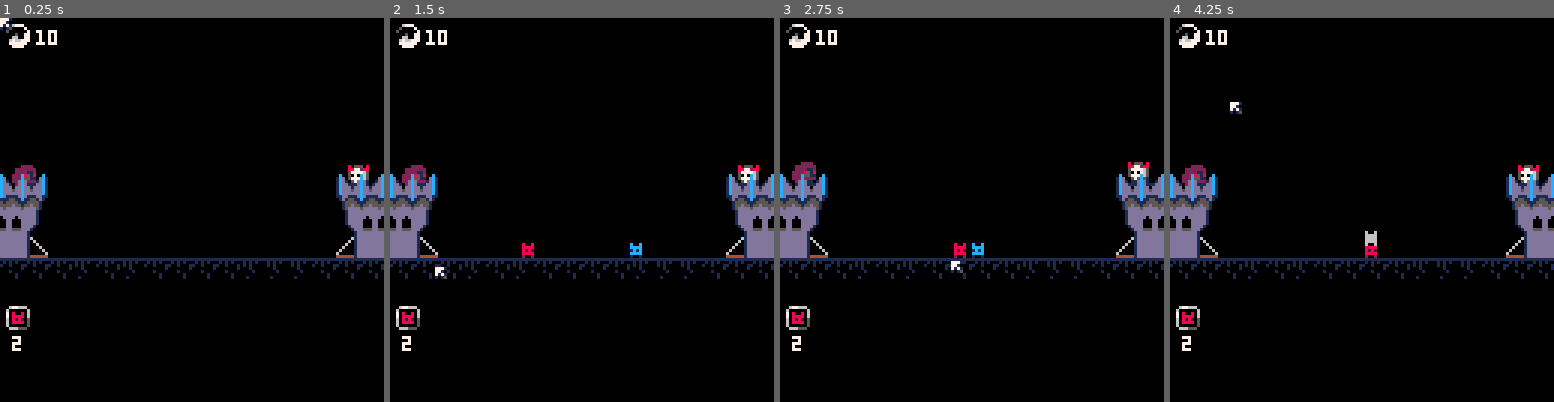
Above: before the commit, frames 1-4 (left to right).
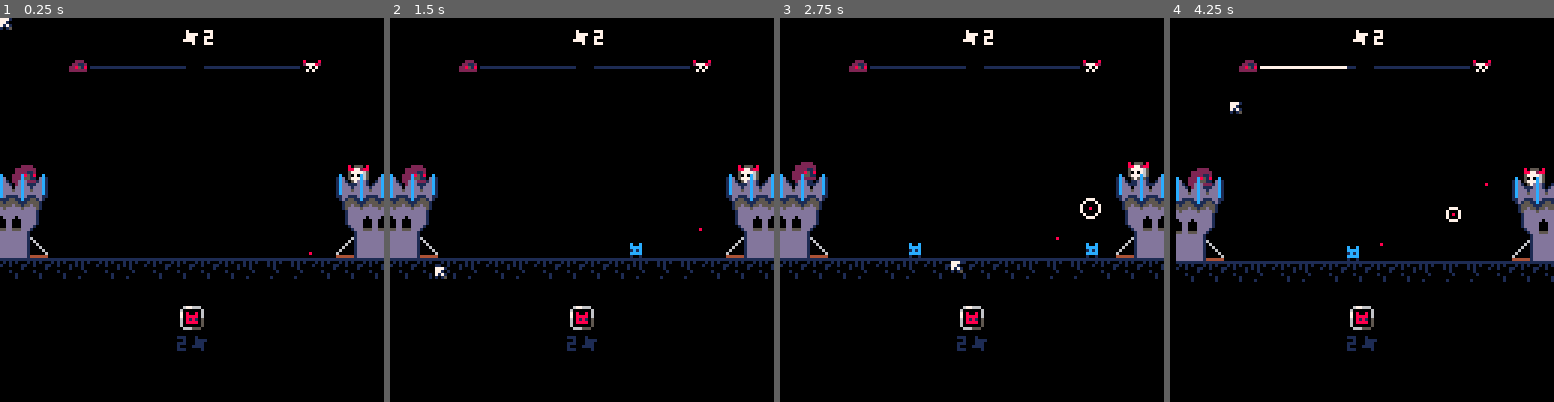
Above: after the commit, the same moments.

Repository: belen-albeza/ldjam-55
Game: PICO-8 cartridge ld55.p8
The game is run twice, just before and just after one commit, with the same random seed, the same clock (stepped at 60 frames per second) and the same inputs.
Inputs (mouse positions are in pixels of both pictures, inside the frame that each line leads up to):
- Up to frame 1 (0.25 s): no input
- Up to frame 2 (1.5 s): click (670, 121) at 0.67 s; click (436, 267) at 1.22 s
- Up to frame 3 (2.75 s): click (887, 114) at 1.77 s; click (952, 259) at 2.32 s
- Up to frame 4 (4.25 s): click (1404, 106) at 2.87 s; click (1465, 256) at 3.42 s; click (1231, 102) at 3.97 s

The runs differ from the first frame. In frame 1, 1.7% of the frame differs, in the area x 1-84%, y 1-87%; in frame 2, 1.8%; in frame 3, 2.2%; in frame 4, 7.7%, in the area x 0-100%, y 1-87%.

Commit message:
add core mechanic

Diff:
--- a/ld55.p8
+++ b/ld55.p8
@@ -5,58 +5,160 @@
 
 function _init()
 	poke(0x5f2d,0x3)
+	screen="start"
 
 	minions={}
 	towers={}
+	bars={}
+	pickups={}
 	shake=0
 	t=0
-	souls=10
-
-	mouse_x=0
-	mouse_y=0
-	mouse_press=false
-	mouse_down=false
+	souls=0
+	baddie_t=nil
+	ally_t=nil
+	ally_bar=nil
+	baddie_bar=nil
+	buy_small_btn=nil
+
+	minion_spawn_ratio=60
+	soul_spawn_ratio=50
+
+	mouse={
+		x=0,
+		y=0,
+		press=false,
+		down=false,
+		hover=false
+	}
 	buttons={}
 
-	reset_game()
+	--init_start()
+	reset_level()
 end
 
 function _draw()
+	if screen=="start" then
+		draw_start()
+	elseif screen=="level" then
+		draw_level()
+	end
+end
+
+function _update()
+	if screen=="start" then
+		update_start()
+	elseif screen=="level" then
+		update_level()
+	end
+end
+
+function init_start()
+	spawn_tower(0,100)
+	spawn_tower(112,100)
+end
+
+function update_start()
+	t+=1
+	update_mouse()
+	foreach(buttons,update_button)
+
+	if (mouse.down) then
+		sfx(6)
+		reset_level()
+	end
+end
+
+function draw_start()
+	cls()
+	foreach(towers,draw_tower)
+	draw_floor(80)
+
+	local offset_y=0
+	for i=1,15 do	pal(i,1+(t/10%15))	end
+	spr(192,64-32,32+offset_y,8,1)
+	pal()
+
+	foreach(buttons,draw_button)
+	local txt="by @ladybenko"
+	print(txt,text_center(txt,64),44,7)
+
+	txt="click to start"
+	print(txt,text_center(txt,64),64,7)
+
+	draw_mouse()
+end
+
+function draw_level()
 	cls()
 	draw_screenshake()
 
 	foreach(minions,draw_minion)
 	foreach(towers,draw_tower)
+	foreach(pickups,draw_pickup)
 
 	draw_floor(80)
 
+	camera()
 	draw_hud()
+	foreach(bars,draw_bar)
 	foreach(buttons,draw_button)
 	draw_mouse()
 end
 
-function _update()
+function update_level()
+	t+=1
+
 	update_mouse()
+	disable_unaffordable()
 	foreach(buttons,update_button)
 
-	t+=1
-
+	maybe_spawn_soul_pickup()
+	maybe_spawn_baddie_minion()
+
+	foreach(pickups,update_pickup)
 	foreach(minions,update_minion)
 	foreach(towers,update_tower)
 
 	--collisions
 	collide_mouse_vs_buttons()
 	minions_vs_minions()
-end
-
-function reset_game()
-	spawn_tower(0)
-	spawn_tower(112)
-
-	make_button(2,96,17,on_small_click,"2")
-
-	spawn_minion(0,80,1)
+	mouse_vs_pickups()
+end
+
+function reset_level()
+	screen="level"
+	souls=2
+
+	ally_t=spawn_tower(0,100)
+	baddie_t=spawn_tower(112,100)
+
+	ally_bar=make_bar(22,16,32,1,ally_t.life,ally_t.life,83)
+	baddie_bar=make_bar(68,16,32,1,baddie_t.life,baddie_t.life,84,true)
+
+	ally_bar.val=0
+	baddie_bar.val=0
+	buy_small_btn=make_button(60,96,17,on_small_click,"2✽")
+
 	spawn_minion(128,80,-1)
+
+	spawn_soul_pickup()
+end
+
+function maybe_spawn_baddie_minion()
+	if t%(minion_spawn_ratio)==0 then
+			minion_spawn_ratio=180+flr(rnd(30))
+			spawn_minion(128,80,-1)
+	end
+end
+
+function maybe_spawn_soul_pickup()
+	if t%soul_spawn_ratio==0 then
+		if rnd(10)<=2 then
+			return spawn_big_soul_pickup()
+		end
+
+		return spawn_soul_pickup()
+	end
 end
 -->8
 -- minions
@@ -69,6 +171,7 @@
 		t=0,
 		dir=dir,
 		life=3,
+		dmg=10,
 		atk=0,
 		atk_ratio=30,
 		versus=0,
@@ -144,10 +247,10 @@
 		m.x+=m.dir
 
 		if m.x>=124 and is_ally(m) then
-			hit_baddie_tower(m)
+			hit_tower(baddie_t,m.dmg)
 			del(minions,m)
 		elseif m.x<=4 and is_baddie(m)then
-			hit_ally_tower(m)
+			hit_tower(ally_t,m.dmg)
 			del(minions,m)
 		end
 end
@@ -239,18 +342,100 @@
 end
 
 function hit_ally_tower(m)
-	hit_tower(towers[1],1)
+	hit_tower(ally_t,5)
 end
 
 function hit_baddie_tower(m)
-	hit_tower(towers[2],1)
+	hit_tower(baddie_t,5)
 end
 
 -->8
--- attrezo
+-- non-minion entities
 
 function draw_floor(y)
 	map(0,0,0,y,16,2)
+end
+
+-- pickups -----------
+function spawn_pickup(x,y,kind)
+	local p={
+		x=x,
+		y=y,
+		t=0,
+		kind=kind,
+	}
+
+	add(pickups,p)
+
+	return p
+end
+
+function update_pickup(p)
+	p.t+=1
+	p.y-=0.2
+	if p.y<-8 then
+		del(pickups,p)
+	end
+end
+
+function draw_pickup(p)
+	local r=sin(p.t/30)*4
+	local offset_y=sin(p.t/40)
+	--local y=p.y+offset_y
+	local y=p.y
+
+	local inner_c=8
+	local outer_c=7
+	local inner_r=0
+	if p.kind=="bigsoul" then
+		inner_c=10
+		outer_c=8
+		inner_r=1
+	end
+
+	circ(p.x,y,r,outer_c)
+	circfill(p.x,y,inner_r,inner_c)
+end
+
+function mouse_vs_pickups()
+	for p in all(pickups) do
+		if dist(mouse,p)<=4 then
+			mouse.hover=true
+			if mouse.press then
+				pick_pickup(p)
+			end
+		end
+	end
+end
+
+function pick_pickup(p)
+	if p.kind=="soul" then
+		souls+=1
+		sfx(2)
+	elseif p.kind=="bigsoul" then
+		souls+=5
+		sfx(5)
+	end
+
+	del(pickups,p)
+end
+
+function is_soul_pickup(p)
+	return p.kind=="soul" or p.kind=="bigsoul"
+end
+
+function spawn_soul_pickup(kind)
+	local x=rnd(96)+16
+	local y=80
+	if kind==nil then
+		kind="soul"
+	end
+
+	return spawn_pickup(x,y,kind)
+end
+
+function spawn_big_soul_pickup()
+	spawn_soul_pickup("bigsoul")
 end
 
 -- towers ------------
@@ -284,10 +469,10 @@
 end
 
 
-function spawn_tower(x)
+function spawn_tower(x,life)
 	local t={
 		x=x,
-		life=1,
+		life=life,
 		flash=0
 	}
 
@@ -298,10 +483,40 @@
 
 function hit_tower(t,dmg)
 	t.flash=3
-	t.life-=1
+	t.life=max(0,t.life-dmg)
+
 	sfx(1)
-
 	screenshake(4)
+
+	if is_ally_tower(t) then
+		ally_bar.val=t.life
+	else
+		baddie_bar.val=t.life
+	end
+
+	if t.life<=0 then
+		destroy_tower(t)
+	end
+end
+
+function destroy_tower(tw)
+	if is_ally_tower(tw) then
+		init_gameover()
+	else
+		init_victory()
+	end
+end
+
+function init_gameover()
+
+end
+
+function init_victory()
+
+end
+
+function is_ally_tower(tw)
+	return tw.x<64
 end
 -->8
 -- utils
@@ -332,27 +547,44 @@
 		and y>=ry
 		and y<ry+rh
 end
+
+function dist(a,b)
+	local dx=a.x-b.x
+	local dy=a.y-b.y
+
+	return sqrt(dx*dx + dy*dy)
+end
+
+function text_center(txt,src_x)
+	if src_x==nil then
+		src_x=64
+	end
+
+	return src_x-(#txt*2)
+end
 -->8
 -- ui
 
 function draw_mouse()
 	camera()
-	spr(1,mouse_x,mouse_y)
+	local img=mouse.hover and 2 or 1
+	spr(img,mouse.x,mouse.y)
 end
 
 function update_mouse()
-	mouse_x=stat(32)
-	mouse_y=stat(33)
-
-	local old_down=mouse_down
-	local old_press=mouse_press
-
-	mouse_press=stat(34)==0x1
-	mouse_down=mouse_press
+	mouse.x=stat(32)
+	mouse.y=stat(33)
+	mouse.hover=false
+
+	local old_down=mouse.down
+	local old_press=mouse.press
+
+	mouse.press=stat(34)==0x1
+	mouse.down=mouse.press
 
 	-- only fire mouse_down once
-	if old_press==mouse_press and mouse_down then
-		mouse_down=false
+	if old_press==mouse.press and mouse.down then
+		mouse.down=false
 	end
 end
 
@@ -361,8 +593,8 @@
 end
 
 function draw_souls()
-	spr(3,2,2)
-	print(souls,12,4,7)
+	local txt="✽"..souls
+	print(txt,text_center(txt,64),4,7)
 end
 
 function draw_button(b)
@@ -370,6 +602,10 @@
 		for i=1,15 do pal(i,7) end
 	end
 
+	if b.disabled then
+		for i=1,15 do pal(i,5) end
+	end
+
 	spr(b.icon,b.x,b.y)
 
 
@@ -380,7 +616,8 @@
 	pal()
 
 	if b.label!=nil then
-		print(b.label,b.x+2,b.y+10)
+		local x=text_center(b.label,b.x+3)
+		print(b.label,x,b.y+10)
 	end
 end
 
@@ -390,9 +627,9 @@
 
 function collide_mouse_vs_buttons()
 	for b in all(buttons) do
-		if point_in_rect(mouse_x,mouse_y,b.x,b.y,b.size,b.size) then
+		if not b.disabled and point_in_rect(mouse.x,mouse.y,b.x,b.y,b.size,b.size) then
 			b.hover=true
-			if mouse_down then
+			if mouse.down then
 				b.flash=3
 				b.fn()
 			end
@@ -410,7 +647,8 @@
 		size=8,
 		flash=0,
 		fn=fn,
-		label=label
+		label=label,
+		disabled=false
 	}
 
 	add(buttons,b)
@@ -420,6 +658,51 @@
 
 function on_small_click()
 	try_buy_minion("small")
+end
+
+function make_bar(x,y,w,h,val,max_val,icon,flipx)
+	local b={
+		x=x,
+		y=y,
+		w=w,
+		h=h,
+		val=val,
+		max_val=max_val,
+		icon=icon,
+		flipx=flipx
+	}
+
+	add(bars,b)
+
+	return b
+end
+
+function draw_bar(b)
+	local w=ceil(b.w*(b.val/b.max_val))
+
+	if b.icon and not b.flipx then
+		spr(b.icon,b.x,b.y-4)
+	elseif b.icon then
+		spr(b.icon,b.x+b.w,b.y-4)
+	end
+
+	local x0=b.x+8
+	if b.flipx then
+		x0=b.x
+	end
+
+	rectfill(x0,b.y,x0+b.w-1,b.y+b.h-1,1)
+
+	if b.flipx then
+		x0=b.x+(b.w-w)
+	end
+
+
+	local x1=x0+w-1
+
+	if w>0 then
+		rectfill(x0,b.y,x1,b.y+b.h-1,7)
+	end
 end
 -->8
 -- game logic
@@ -433,6 +716,7 @@
 end
 
 function buy_minion(k)
+	sfx(4)
 	spawn_minion(0,80,1,k)
 end
 
@@ -444,6 +728,51 @@
 	return 1
 end
 
+function disable_unaffordable()
+	buy_small_btn.disabled=
+		souls<price_for_minion("small")
+end
+…(41 lines of a section not shown)…
 
 
 
Not shown, changed: 68 lines of the sprite sheet (__gfx__) section of ld55.p8
Not shown, changed: the sound effects (__sfx__) section of ld55.p8
